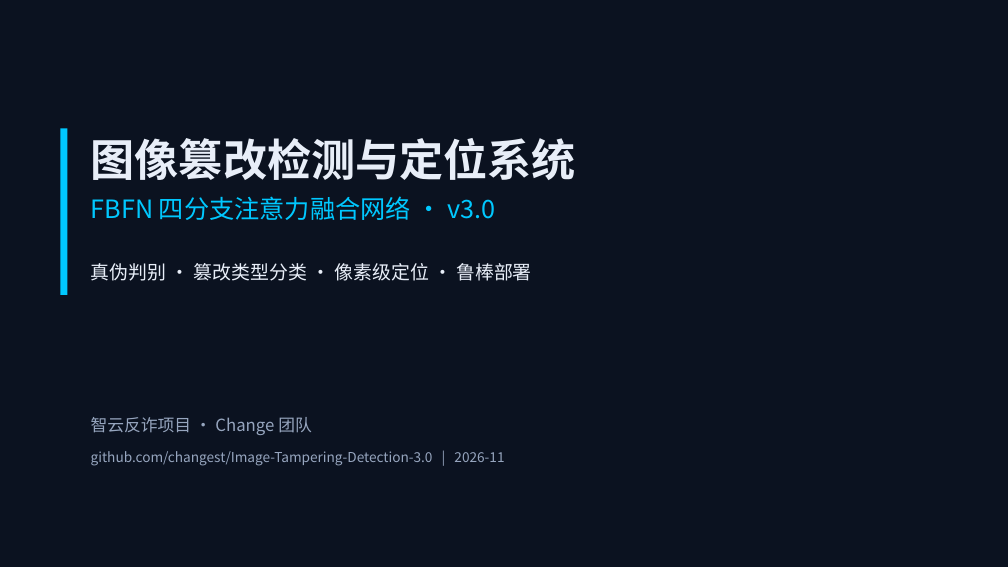
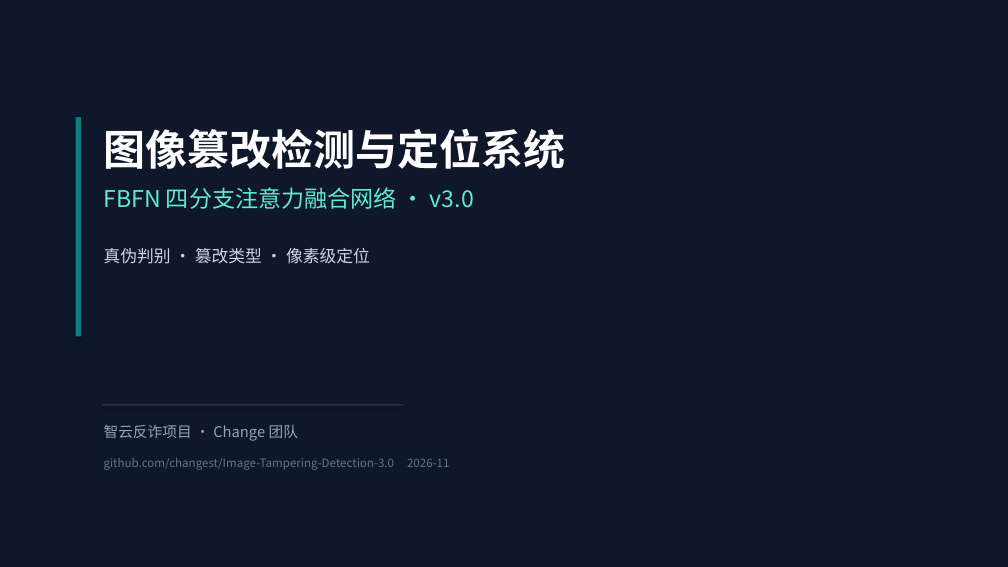
Before and after one commit to changest/Image-Tampering-Detection-3.0, a slide deck: slide 1 of paper/FBFN_v3.0_答辩.pptx. Drawn at 1008x567 pixels with LibreOffice and Linux fonts; fonts in the diff are those of the drawing. Boxes give left, top, right and bottom in pixels: in the first picture for what was removed or moved away, otherwise in the second. Text is boxed around its words. In the diff, an @@ line names an element or a change of style, - is before the commit and + after.

```diff
--- a/paper/FBFN_v3.0_答辩.pptx
+++ b/paper/FBFN_v3.0_答辩.pptx
@@ background #0B1220 to #0F172A @@
@@ rectangle: place and size @@
-rectangle at bbox=[60, 129, 67, 295]
+rectangle at bbox=[76, 117, 81, 337]
@@ rectangle at bbox=[76, 117, 81, 337]: fill #00C8FF to #0E7C86; shadow on @@
@@ text "图像篡改检测与定位系统": place and size @@
-text "图像篡改检测与定位系统" at bbox=[91, 138, 576, 180]
+text "图像篡改检测与定位系统" at bbox=[104, 129, 566, 169]
@@ text "图像篡改检测与定位系统" at bbox=[104, 129, 566, 169]: size 42 to 40 pt, text colour #E8EEF8 to #FFFFFF; line spacing 1.15 to 1.2 @@
@@ text "FBFN 四分支注意力融合网络 · v3.0": place and size @@
-text "FBFN 四分支注意力融合网络 · v3.0" at bbox=[91, 196, 495, 220]
+text "FBFN 四分支注意力融合网络 · v3.0" at bbox=[104, 187, 474, 209]
@@ text "FBFN 四分支注意力融合网络 · v3.0" at bbox=[104, 187, 474, 209]: size 24 to 22 pt, text colour #00C8FF to #5EEAD4; line spacing 1.15 to 1.2 @@
@@ text at bbox=[104, 248, 370, 264]: text changed; size 18 to 16 pt; text colour #E8EEF8 to #CBD5E1 @@
-真伪判别 · 篡改类型分类 · 像素级定位 · 鲁棒部署
+真伪判别 · 篡改类型 · 像素级定位
@@ text "智云反诈项目 · Change 团队": place and size @@
-text "智云反诈项目 · Change 团队" at bbox=[91, 417, 312, 435]
+text "智云反诈项目 · Change 团队" at bbox=[104, 425, 298, 441]
@@ text "智云反诈项目 · Change 团队" at bbox=[104, 425, 298, 441]: size 16 to 14 pt, text colour #96A5BE to #94A3B8; line spacing 1.15 to 1.2 @@
@@ rectangle added at bbox=[102, 405, 405, 405], fill #334155 @@
@@ text at bbox=[104, 458, 450, 470]: text changed; size 13 to 11 pt; text colour #96A5BE to #64748B @@
-github.com/changest/Image-Tampering-Detection-3.0 | 2026-11
+github.com/changest/Image-Tampering-Detection-3.0 2026-11
```
Also in this commit, not shown: 5 other slides changed, 7 slides added, 4 slides removed, 12 other files.
